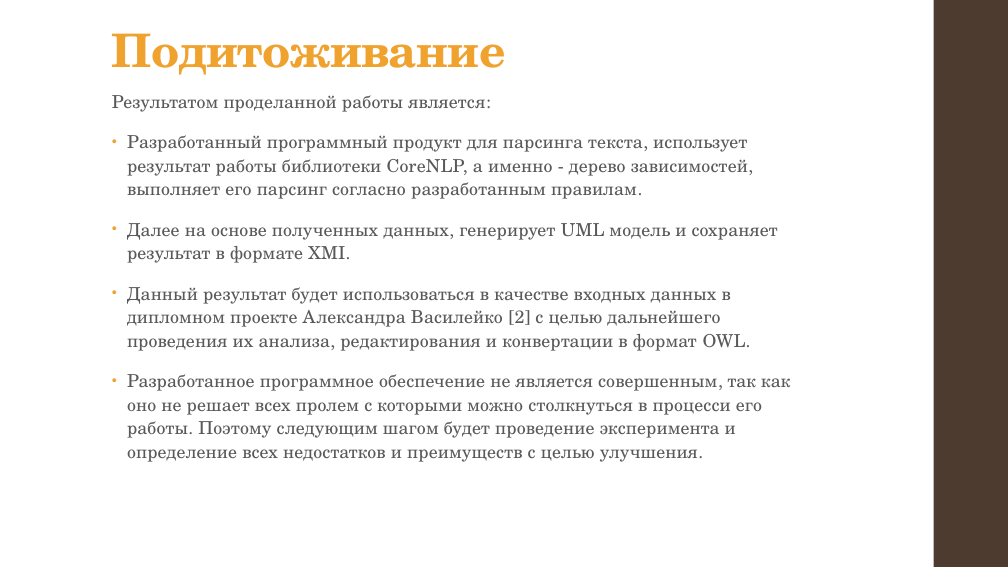
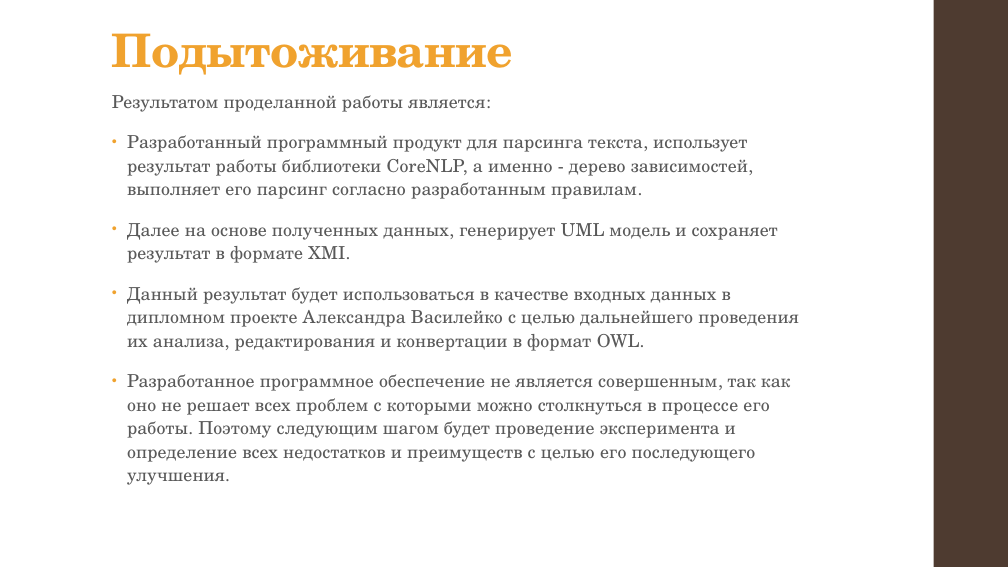
Before and after one commit to alexnodejs/onto-diploma, a slide deck: slide 13 of presentation/Moiseyenko_presentation.pptx. Drawn at 1008x567 pixels with LibreOffice and Linux fonts; fonts in the diff are those of the drawing. Boxes give left, top, right and bottom in pixels: in the first picture for what was removed or moved away, otherwise in the second. Text is boxed around its words. In the diff, an @@ line names an element or a change of style, - is before the commit and + after.

```diff
--- a/presentation/Moiseyenko_presentation.pptx
+++ b/presentation/Moiseyenko_presentation.pptx
@@ title at box(112, 33, 513, 75): text changed @@
-Подитоживание
+Подытоживание
@@ text at box(127, 287, 799, 485): text changed @@
-• Данный результат будет использоваться в качестве входных данных в дипломном проекте Александра Василейко [2] с целью дальнейшего проведения их анализа, редактирования и конвертации в формат OWL.
-• Разработанное программное обеспечение не является совершенным, так как оно не решает всех пролем с которыми можно столкнуться в процесси его работы. Поэтому следующим шагом будет проведение эксперимента и определение всех недостатков и преимуществ с целью улучшения.
+• Данный результат будет использоваться в качестве входных данных в дипломном проекте Александра Василейко с целью дальнейшего проведения их анализа, редактирования и конвертации в формат OWL.
+• Разработанное программное обеспечение не является совершенным, так как оно не решает всех проблем с которыми можно столкнуться в процессе его работы. Поэтому следующим шагом будет проведение эксперимента и определение всех недостатков и преимуществ с целью его последующего улучшения.
```
Also in this commit, not shown: 4 other slides changed, 1 other file.
